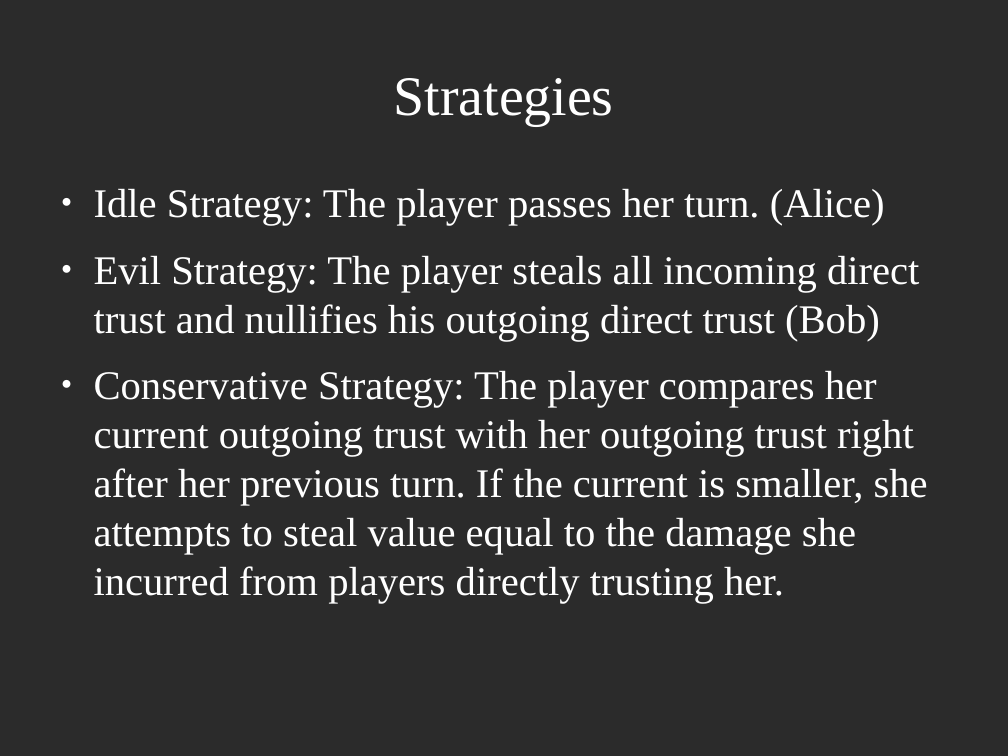
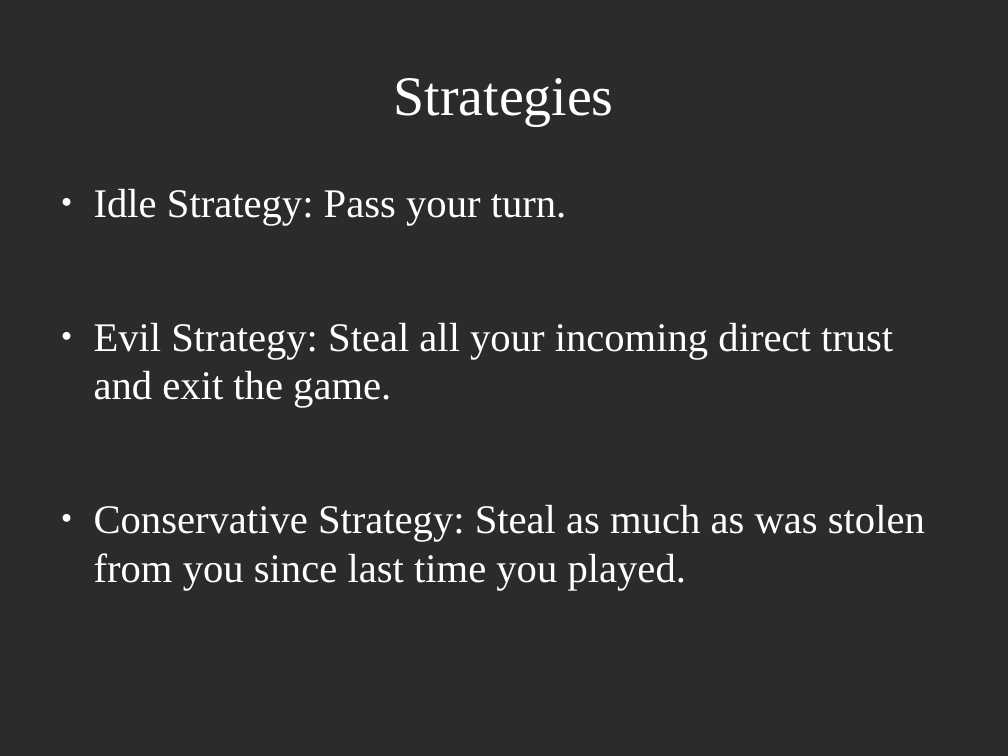
Before and after one commit to decrypto-org/TrustIsRisk, a slide deck: slide 11 of presentations/AtheCrypt10-1-2017/AtheCrypt10-1-2017.odp. Drawn at 1008x756 pixels with LibreOffice and Linux fonts; fonts in the diff are those of the drawing; background and template pictures are left out; a plain dark background stands for a picture behind light text. Boxes give left, top, right and bottom in pixels: in the first picture for what was removed or moved away, otherwise in the second. Text is boxed around its words. In the diff, an @@ line names an element or a change of style, - is before the commit and + after.

Commit message:
introduce changes after chat with dionyziz

```diff
--- a/presentations/AtheCrypt10-1-2017/AtheCrypt10-1-2017.odp
+++ b/presentations/AtheCrypt10-1-2017/AtheCrypt10-1-2017.odp
@@ text at [94, 188, 925, 590]: text changed @@
-● Idle Strategy: The player passes her turn. (Alice)
-● Evil Strategy: The player steals all incoming direct trust and nullifies his outgoing direct trust (Bob)
-● Conservative Strategy: The player compares her current outgoing trust with her outgoing trust right after her previous turn. If the current is smaller, she attempts to steal value equal to the damage she incurred from players directly trusting her.
+● Idle Strategy: Pass your turn.
+● Evil Strategy: Steal all your incoming direct trust and exit the game.
+● Conservative Strategy: Steal as much as was stolen from you since last time you played.
```
Also in this commit, not shown: 19 other slides changed, 1 other file.
